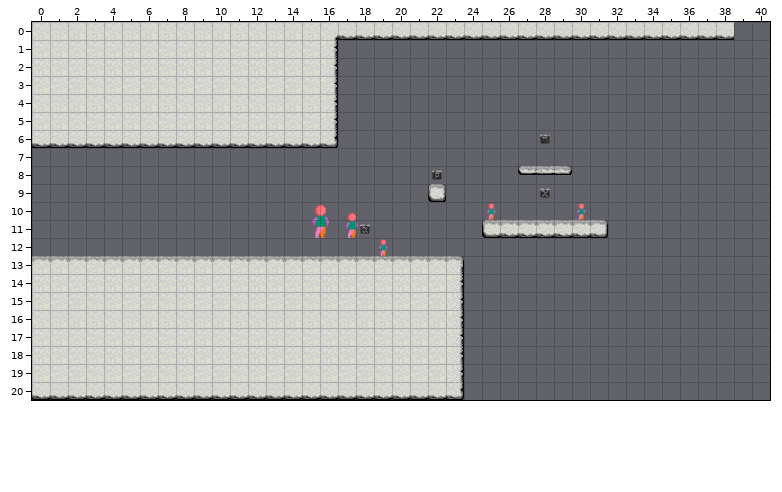
A Tiled map gets an edit: Source/Resources/Assets/maps/map.tmx. Above is the file before it was changed.
Cells are 64x64 px. Shown: x 0..40, y 0..20.
After the commit:
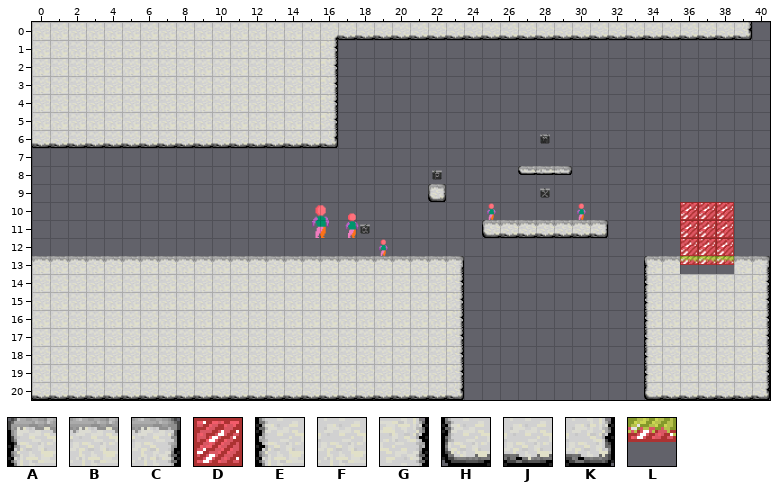
Key: from "tileset2": A 0, B 1, C 2, D 4, E 6, F 7, G 8, H 12, J 13, K 14, L 16.
_ is an empty cell, . an unchanged one.
Commit: Collider type added: goal
Changes in this commit:
--- layer "Platforms"
@@ x 39..39 @@
- 0 _
+ 0 K
@@ x 34..40 @@
-10 ..___..
-11 ..___..
-12 ..___..
-13 _______
-14 _______
-15 _______
-16 _______
-17 _______
-18 _______
-19 _______
-20 _______
+10 ..DDD..
+11 ..DDD..
+12 ..DDD..
+13 ABLLLBC
+14 EFFFFFG
+15 EFFFFFG
+16 EFFFFFG
+17 EFFFFFG
+18 EFFFFFG
+19 EFFFFFG
+20 HJJJJJK
Pixel boxes of the changes (left, top, right, bottom) in both pictures:
added: (734, 22, 752, 40)
added: (644, 202, 770, 400)
